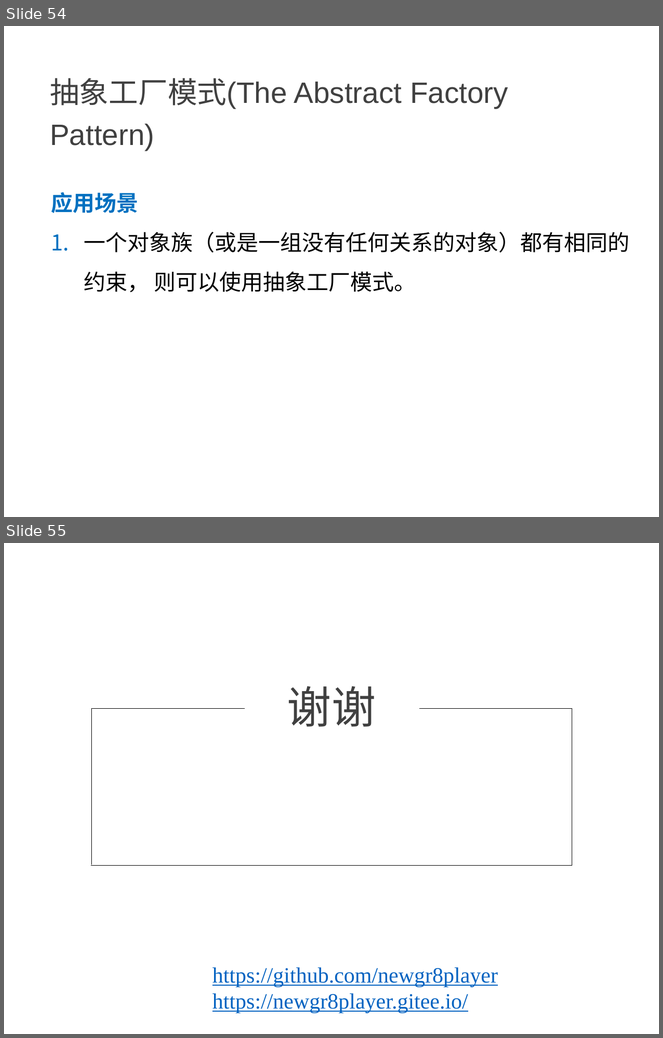
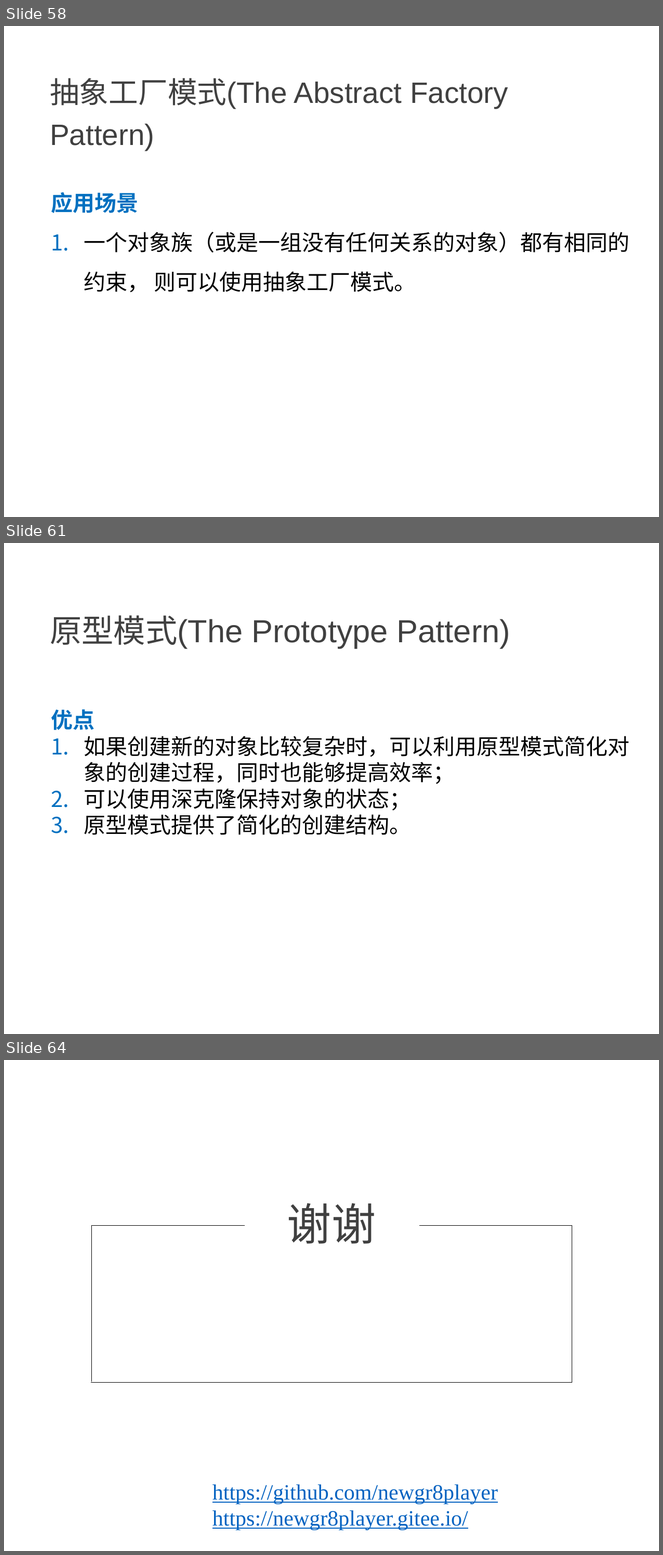
Before and after one commit to NewGr8Player/My-PPT, a slide deck: Design pattern/23种设计模式详解.pptx. Shown one above the other, each under a label of ours: slides 54 and 55 before the commit, slides 58, 61 and 64 after it; the slides between them are not shown. The pictures are 663x1038 and 663x1555 pixels, drawn with LibreOffice and Linux fonts; fonts in the diff are those of the drawing. Boxes give left, top, right and bottom in pixels: in the first picture for what was removed or moved away, otherwise in the second. Text is boxed around its words. In the diff, an @@ line names an element or a change of style, - is before the commit and + after.

Commit message:
Add 原型模式

```diff
--- a/Design pattern/23种设计模式详解.pptx
+++ b/Design pattern/23种设计模式详解.pptx
@@ slide 61 added at [4, 543, 659, 1034], background #FFFFFF @@
@@ text added at [50, 615, 510, 649], 35.1 pt, text #404040 @@
+原型模式(The Prototype Pattern)
@@ text added at [51, 709, 630, 835], 24 pt, text #000000 @@
+优点
+1. 如果创建新的对象比较复杂时，可以利用原型模式简化对象的创建过程，同时也能够提高效率；
+2. 可以使用深克隆保持对象的状态；
+3. 原型模式提供了简化的创建结构。
@@ what was slide 54 is now slide 58 @@
@@ what was slide 55 is now slide 64 @@
```
Also in this commit, not shown: 8 other slides added.
